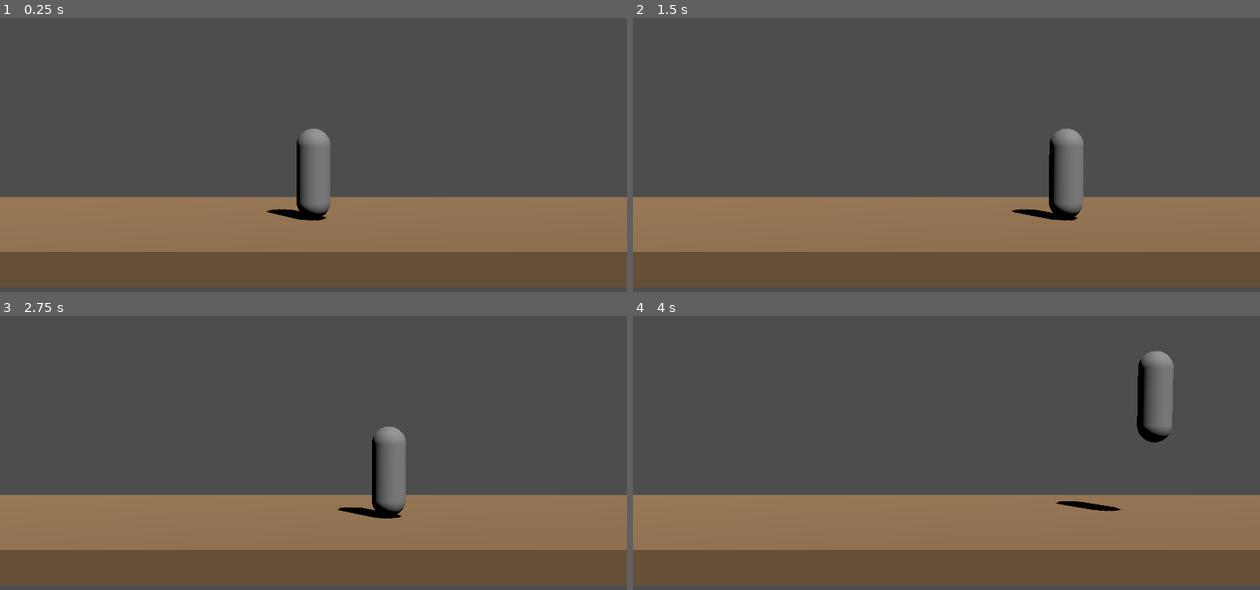
Above: before the commit, frames 1-4 (two rows, left to right).
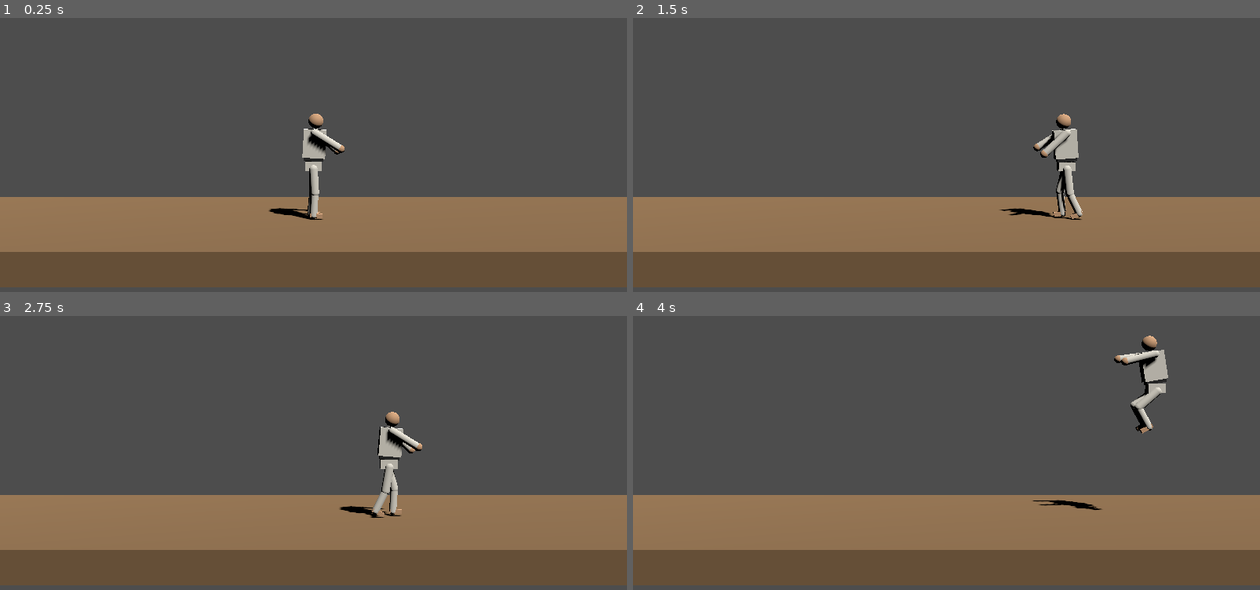
Above: after the commit, the same moments.

Repository: daveph74/ikplus
Game: Godot game, scene res://scenes/main/main.tscn
Same seed, same stepped clock (60 frames per second), same inputs: the game is played once before the commit and once after it.
Inputs:
- Up to frame 1 (0.25 s): no input
- Up to frame 2 (1.5 s): hold D (move_right) 0.53-1.28 s; tap W (jump) at 0.6, 0.77, 1.07 s; hold A (move_left) from 1.28 s (still down); tap L (block) at 1.35 s
- Up to frame 3 (2.75 s): tap W (jump) at 1.52, 1.55, 1.82, 2.1 s; release A (move_left) at 2.03 s; hold D (move_right) from 2.03 s (still down)
- Up to frame 4 (4 s): tap L (block) at 2.85 s; tap W (jump) at 3.02, 3.05, 3.32, 3.6, 3.77 s; release D (move_right) at 3.53 s; hold A (move_left) from 3.53 s (still down)

The runs differ from the first frame. In frame 1, 1.7% of the frame differs, in the area x 42-55%, y 34-74%; in frame 2, 1.9%, in the area x 58-72%, y 34-74%; in frame 3, 1.8%; in frame 4, 1.9%.

Commit message:
Step 3: procedural visual rig + idle/walk/jump animations
Primitive humanoid built in code under Visual/Rig; AnimationLibrary generated at
load (rotation/position tracks, every joint keyed in every clip to prevent pose
bleed); play_anim/set_frozen API — speed_scale reserved for hit-stop, retiming
via play() custom_speed per the GLB contract.

Co-Authored-By: Claude Fable 5 <noreply@anthropic.com>
Claude-Session: https://claude.ai/code/session_01WU5JDJugu3YwkdSVBy1zQo

Diff:
--- a/scenes/fighters/fighter.tscn
+++ b/scenes/fighters/fighter.tscn
@@ -1,15 +1,12 @@
-[gd_scene load_steps=4 format=3]
+[gd_scene load_steps=5 format=3]
 
 [ext_resource type="Script" path="res://scripts/fighters/fighter.gd" id="1_fighter"]
-[ext_resource type="Script" path="res://scripts/fighters/player_controller.gd" id="2_ctrl"]
+[ext_resource type="Script" path="res://scripts/fighters/fighter_visual.gd" id="2_visual"]
+[ext_resource type="Script" path="res://scripts/fighters/player_controller.gd" id="3_ctrl"]
 
 [sub_resource type="CapsuleShape3D" id="body_capsule"]
 radius = 0.35
 height = 1.7
-
-[sub_resource type="CapsuleMesh" id="placeholder_mesh"]
-radius = 0.3
-height = 1.6
 
 [node name="Fighter" type="CharacterBody3D"]
 collision_layer = 2
@@ -22,12 +19,9 @@
 shape = SubResource("body_capsule")
 
 [node name="Visual" type="Node3D" parent="."]
+script = ExtResource("2_visual")
 
 [node name="Rig" type="Node3D" parent="Visual"]
 
-[node name="PlaceholderMesh" type="MeshInstance3D" parent="Visual/Rig"]
-transform = Transform3D(1, 0, 0, 0, 1, 0, 0, 0, 1, 0, 0.8, 0)
-mesh = SubResource("placeholder_mesh")
-
 [node name="Controller" type="Node" parent="."]
-script = ExtResource("2_ctrl")
+script = ExtResource("3_ctrl")
--- /dev/null
+++ b/scripts/fighters/fighter_visual.gd
@@ -0,0 +1,288 @@
+class_name FighterVisual
+extends Node3D
+## Owns the fighter's look and animation. If no AnimationPlayer exists under this
+## node (the GLB-swap case brings its own), a primitive-mesh humanoid is built
+## under Rig and all placeholder clips are generated procedurally as Animation
+## resources — attack clips are later retimed via play()'s custom_speed, never
+## speed_scale (that knob is reserved for hit-stop; the two multiply).
+##
+## GLB-swap contract (docs/architecture.md): replacement rig mounts at Rig;
+## AnimationPlayer and AttachHandR/AttachFootR are discovered by find_child
+## anywhere under this node; 15 canonical animation names are required.
+
+const JOINTS: Array[String] = [
+	"Rig/Hips",
+	"Rig/Hips/Torso",
+	"Rig/Hips/Torso/Head",
+	"Rig/Hips/Torso/ShoulderR",
+	"Rig/Hips/Torso/ShoulderL",
+	"Rig/Hips/HipR",
+	"Rig/Hips/HipR/KneeR",
+	"Rig/Hips/HipL",
+	"Rig/Hips/HipL/KneeL",
+]
+const HIPS := "Rig/Hips"
+const REST_HIPS_POS := Vector3(0, 0.95, 0)
+const GUARD_R := 1.1 ## shoulder rot-Z: arm forward-up guard
+const GUARD_L := 0.9
+
+@export var gi_color := Color(0.92, 0.9, 0.85)
+@export var belt_color := Color(0.16, 0.16, 0.16)
+@export var skin_color := Color(0.85, 0.66, 0.5)
+
+var _player: AnimationPlayer
+
+
+func _ready() -> void:
+	_player = find_child("AnimationPlayer", true, false) as AnimationPlayer
+	if _player == null:
+		_build_placeholder_rig()
+		_build_animation_player()
+	play_anim(&"idle")
+
+
+func play_anim(anim_name: StringName, custom_speed := 1.0) -> void:
+	if _player == null or not _player.has_animation(anim_name):
+		return
+	if _player.current_animation != String(anim_name):
+		_player.play(anim_name, -1.0, custom_speed)
+
+
+func set_frozen(frozen: bool) -> void:
+	## Hit-stop freeze only — attack retiming rides play()'s custom_speed.
+	if _player != null:
+		_player.speed_scale = 0.0 if frozen else 1.0
+
+
+# --- placeholder rig -------------------------------------------------------
+
+
+func _build_placeholder_rig() -> void:
+	var rig := get_node("Rig") as Node3D
+	var gi := _mat(gi_color)
+	var belt := _mat(belt_color)
+	var skin := _mat(skin_color)
+
+	var hips := _pivot(rig, "Hips", REST_HIPS_POS)
+	_box(hips, Vector3(0.3, 0.16, 0.24), Vector3.ZERO, gi)
+
+	var torso := _pivot(hips, "Torso", Vector3(0, 0.09, 0))
+	_box(torso, Vector3(0.4, 0.5, 0.26), Vector3(0, 0.3, 0), gi)
+	_box(torso, Vector3(0.34, 0.07, 0.22), Vector3(0, 0.03, 0), belt)
+
+	var head := _pivot(torso, "Head", Vector3(0, 0.62, 0))
+	_sphere(head, 0.13, Vector3(0, 0.08, 0), skin)
+
+	var shoulder_r := _pivot(torso, "ShoulderR", Vector3(0, 0.5, 0.26))
+	_capsule(shoulder_r, 0.065, 0.5, Vector3(0, -0.24, 0), gi)
+	var hand_r := _pivot(shoulder_r, "AttachHandR", Vector3(0, -0.52, 0))
+	_sphere(hand_r, 0.07, Vector3.ZERO, skin)
+
+	var shoulder_l := _pivot(torso, "ShoulderL", Vector3(0, 0.5, -0.26))
+	_capsule(shoulder_l, 0.065, 0.5, Vector3(0, -0.24, 0), gi)
+	var hand_l := _pivot(shoulder_l, "HandL", Vector3(0, -0.52, 0))
+	_sphere(hand_l, 0.07, Vector3.ZERO, skin)
+
+	var hip_r := _pivot(hips, "HipR", Vector3(0, -0.06, 0.1))
+	_capsule(hip_r, 0.075, 0.42, Vector3(0, -0.2, 0), gi)
+	var knee_r := _pivot(hip_r, "KneeR", Vector3(0, -0.42, 0))
+	_capsule(knee_r, 0.065, 0.4, Vector3(0, -0.19, 0), gi)
+	var foot_r := _pivot(knee_r, "AttachFootR", Vector3(0, -0.42, 0))
+	_box(foot_r, Vector3(0.22, 0.07, 0.1), Vector3(0.05, 0.03, 0), skin)
+
+	var hip_l := _pivot(hips, "HipL", Vector3(0, -0.06, -0.1))
+	_capsule(hip_l, 0.075, 0.42, Vector3(0, -0.2, 0), gi)
+	var knee_l := _pivot(hip_l, "KneeL", Vector3(0, -0.42, 0))
+	_capsule(knee_l, 0.065, 0.4, Vector3(0, -0.19, 0), gi)
+	var foot_l := _pivot(knee_l, "FootL", Vector3(0, -0.42, 0))
+	_box(foot_l, Vector3(0.22, 0.07, 0.1), Vector3(0.05, 0.03, 0), skin)
+
+
+# --- procedural animations -------------------------------------------------
+
+
+func _build_animation_player() -> void:
+	_player = AnimationPlayer.new()
+	_player.name = "AnimationPlayer"
+	add_child(_player)
+	var lib := AnimationLibrary.new()
+	lib.add_animation(&"idle", _anim_idle())
+	lib.add_animation(&"walk_fwd", _anim_walk(false))
+	lib.add_animation(&"walk_back", _anim_walk(true))
+	lib.add_animation(&"jump", _anim_jump())
+	_player.add_animation_library(&"", lib)
+
+
+## rot_keys: { joint_path: [[time, euler Vector3], ...] }. Every joint in JOINTS
+## is keyed in every clip (rest pose when absent) so switching clips never leaves
+## a stale pose on an untracked joint.
+func _make_anim(length: float, looped: bool, rot_keys: Dictionary, hips_pos_keys: Array) -> Animation:
+	var anim := Animation.new()
+	anim.length = length
+	anim.loop_mode = Animation.LOOP_LINEAR if looped else Animation.LOOP_NONE
+	for joint in JOINTS:
+		var idx := anim.add_track(Animation.TYPE_ROTATION_3D)
+		anim.track_set_path(idx, NodePath(joint))
+		var keys: Array = rot_keys.get(joint, [[0.0, Vector3.ZERO]])
+		for k: Array in keys:
+			anim.rotation_track_insert_key(idx, k[0], Quaternion.from_euler(k[1]))
+	var pidx := anim.add_track(Animation.TYPE_POSITION_3D)
+	anim.track_set_path(pidx, NodePath(HIPS))
+	var pkeys: Array = hips_pos_keys
+	if pkeys.is_empty():
+		pkeys = [[0.0, REST_HIPS_POS]]
+	for k: Array in pkeys:
+		anim.position_track_insert_key(pidx, k[0], k[1])
+	return anim
+
+
+func _anim_idle() -> Animation:
+	return _make_anim(1.6, true, {
+		"Rig/Hips/Torso": [[0.0, Vector3(0, 0, -0.06)]],
+		"Rig/Hips/Torso/ShoulderR": [
+			[0.0, Vector3(0, 0, GUARD_R)],
+			[0.8, Vector3(0, 0, GUARD_R - 0.08)],
+			[1.6, Vector3(0, 0, GUARD_R)],
+		],
+		"Rig/Hips/Torso/ShoulderL": [
+			[0.0, Vector3(0, 0, GUARD_L)],
+			[0.8, Vector3(0, 0, GUARD_L + 0.08)],
+			[1.6, Vector3(0, 0, GUARD_L)],
+		],
+		"Rig/Hips/HipR": [[0.0, Vector3(0, 0, 0.06)]],
+		"Rig/Hips/HipR/KneeR": [[0.0, Vector3(0, 0, -0.12)]],
+		"Rig/Hips/HipL": [[0.0, Vector3(0, 0, -0.02)]],
+		"Rig/Hips/HipL/KneeL": [[0.0, Vector3(0, 0, -0.08)]],
+	}, [
+		[0.0, REST_HIPS_POS],
+		[0.8, REST_HIPS_POS + Vector3(0, -0.02, 0)],
+		[1.6, REST_HIPS_POS],
+	])
+
+
+func _anim_walk(back: bool) -> Animation:
+	var s := -1.0 if back else 1.0
+	var t := 0.7
+	var bob := REST_HIPS_POS + Vector3(0, -0.025, 0)
+	return _make_anim(t, true, {
+		"Rig/Hips/Torso": [[0.0, Vector3(0, 0, -0.08)]],
+		"Rig/Hips/Torso/ShoulderR": [[0.0, Vector3(0, 0, GUARD_R)]],
+		"Rig/Hips/Torso/ShoulderL": [[0.0, Vector3(0, 0, GUARD_L)]],
+		"Rig/Hips/HipR": [
+			[0.0, Vector3(0, 0, s * 0.45)],
+			[t * 0.5, Vector3(0, 0, s * -0.35)],
+			[t, Vector3(0, 0, s * 0.45)],
+		],
+		"Rig/Hips/HipR/KneeR": [
+			[0.0, Vector3(0, 0, -0.15)],
+			[t * 0.25, Vector3(0, 0, -0.5)],
+			[t * 0.5, Vector3(0, 0, -0.1)],
+			[t * 0.75, Vector3(0, 0, -0.5)],
+			[t, Vector3(0, 0, -0.15)],
+		],
+		"Rig/Hips/HipL": [
+			[0.0, Vector3(0, 0, s * -0.35)],
+			[t * 0.5, Vector3(0, 0, s * 0.45)],
+			[t, Vector3(0, 0, s * -0.35)],
+		],
+		"Rig/Hips/HipL/KneeL": [
+			[0.0, Vector3(0, 0, -0.1)],
+			[t * 0.25, Vector3(0, 0, -0.5)],
+			[t * 0.5, Vector3(0, 0, -0.15)],
+			[t * 0.75, Vector3(0, 0, -0.5)],
+			[t, Vector3(0, 0, -0.1)],
+		],
+	}, [
+		[0.0, REST_HIPS_POS],
+		[t * 0.25, bob],
+		[t * 0.5, REST_HIPS_POS],
+		[t * 0.75, bob],
+		[t, REST_HIPS_POS],
+	])
+
+
+func _anim_jump() -> Animation:
+	return _make_anim(0.5, false, {
+		"Rig/Hips/Torso": [
+			[0.0, Vector3(0, 0, -0.08)],
+			[0.15, Vector3(0, 0, -0.2)],
+			[0.45, Vector3(0, 0, -0.05)],
+		],
+		"Rig/Hips/Torso/ShoulderR": [
+			[0.0, Vector3(0, 0, GUARD_R)],
+			[0.15, Vector3(0, 0, 1.7)],
+			[0.45, Vector3(0, 0, 1.2)],
+		],
+		"Rig/Hips/Torso/ShoulderL": [
+			[0.0, Vector3(0, 0, GUARD_L)],
+			[0.15, Vector3(0, 0, 1.6)],
+			[0.45, Vector3(0, 0, 1.0)],
+		],
+		"Rig/Hips/HipR": [
+			[0.0, Vector3.ZERO],
+			[0.15, Vector3(0, 0, 1.1)],
+			[0.45, Vector3(0, 0, 0.15)],
+		],
+		"Rig/Hips/HipR/KneeR": [
+			[0.0, Vector3.ZERO],
+			[0.15, Vector3(0, 0, -1.7)],
+			[0.45, Vector3(0, 0, -0.25)],
+		],
+		"Rig/Hips/HipL": [
+			[0.0, Vector3.ZERO],
+			[0.15, Vector3(0, 0, 1.0)],
+			[0.45, Vector3(0, 0, 0.1)],
+		],
+		"Rig/Hips/HipL/KneeL": [
+			[0.0, Vector3.ZERO],
+			[0.15, Vector3(0, 0, -1.6)],
+			[0.45, Vector3(0, 0, -0.2)],
+		],
+	}, [])
+
+
+# --- mesh helpers ----------------------------------------------------------
+
+
+func _mat(color: Color) -> StandardMaterial3D:
+	var m := StandardMaterial3D.new()
+	m.albedo_color = color
+	return m
+
+
+func _pivot(parent: Node3D, pivot_name: String, pos: Vector3) -> Node3D:
+	var n := Node3D.new()
+	n.name = pivot_name
+	n.position = pos
+	parent.add_child(n)
+	return n
+
+
+func _box(parent: Node3D, size: Vector3, pos: Vector3, mat: Material) -> void:
+	var mesh := BoxMesh.new()
+	mesh.size = size
+	mesh.material = mat
+	_mesh_instance(parent, mesh, pos)
+
+
+func _capsule(parent: Node3D, radius: float, total_height: float, pos: Vector3, mat: Material) -> void:
+	var mesh := CapsuleMesh.new()
+	mesh.radius = radius
+	mesh.height = total_height + 2.0 * radius
+	mesh.material = mat
+	_mesh_instance(parent, mesh, pos)
+
+
+func _sphere(parent: Node3D, radius: float, pos: Vector3, mat: Material) -> void:
+	var mesh := SphereMesh.new()
+	mesh.radius = radius
+	mesh.height = radius * 2.0
+	mesh.material = mat
+	_mesh_instance(parent, mesh, pos)
+
+
+func _mesh_instance(parent: Node3D, mesh: Mesh, pos: Vector3) -> void:
+	var mi := MeshInstance3D.new()
+	mi.mesh = mesh
+	mi.position = pos
+	parent.add_child(mi)
